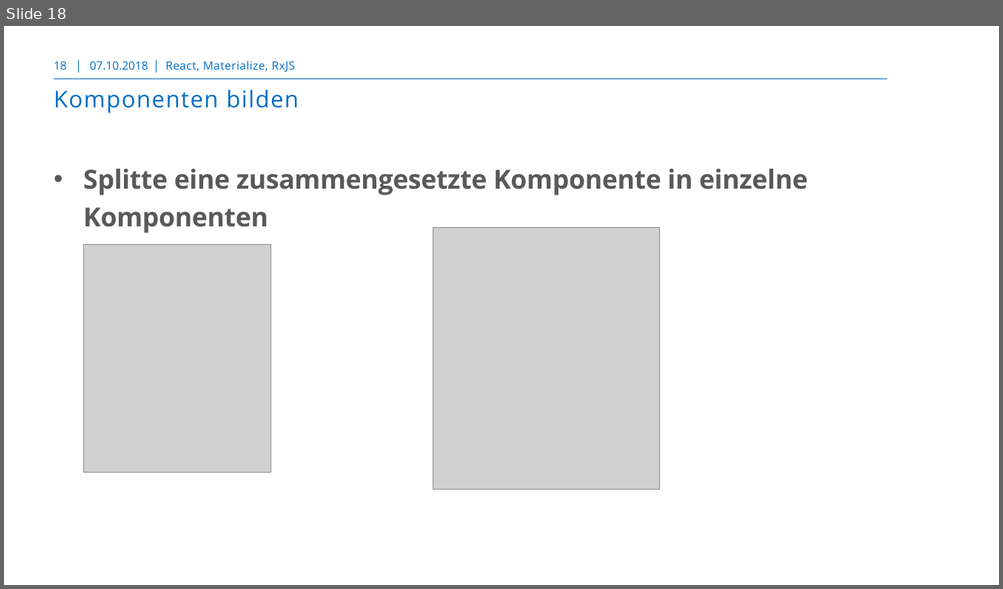
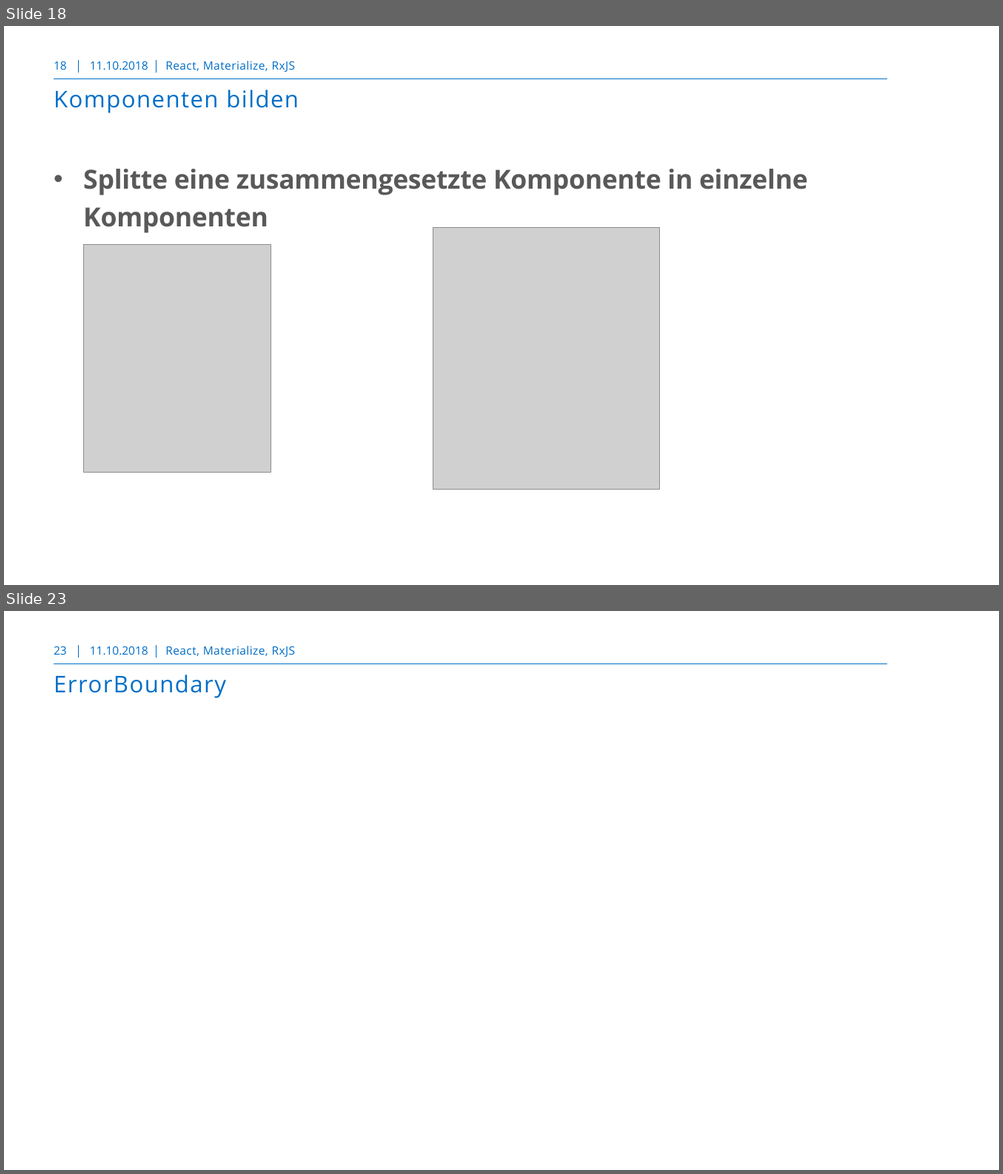
Before and after one commit to markusborer/ReactSample, a slide deck: React.pptx. Shown one above the other, each under a label of ours: slide 18 before the commit, slides 18 and 23 after it; the slides between them are not shown. The pictures are 1003x589 and 1003x1174 pixels, drawn with LibreOffice and Linux fonts; fonts in the diff are those of the drawing; grey boxes stand for pictures; background and template pictures are left out. Boxes give left, top, right and bottom in pixels: in the first picture for what was removed or moved away, otherwise in the second. Text is boxed around its words. In the diff, an @@ line names an element or a change of style, - is before the commit and + after.

```diff
--- a/React.pptx
+++ b/React.pptx
@@ slide 23 added at [4,611,999,1170], background #FFFFFF; not listed: 3 template elements that a slide beside it also shows @@
@@ page number added at [54,646,67,655], 10.5 pt, text #006EC7 @@
+23
@@ text added at [90,646,148,655], 10.5 pt, text #006EC7 @@
+11.10.2018
@@ text added at [165,646,296,657], 10.5 pt, text #006EC7 @@
+React, Materialize, RxJS
@@ title added at [54,675,226,698], 21 pt, text #006EC7 @@
+ErrorBoundary
@@ slide 18 changed as well @@
@@ text at [90,61,148,70]: text changed @@
-07.10.2018
+11.10.2018
```
Also in this commit, not shown: 18 other slides changed, 4 other slides added, 1 other file.
